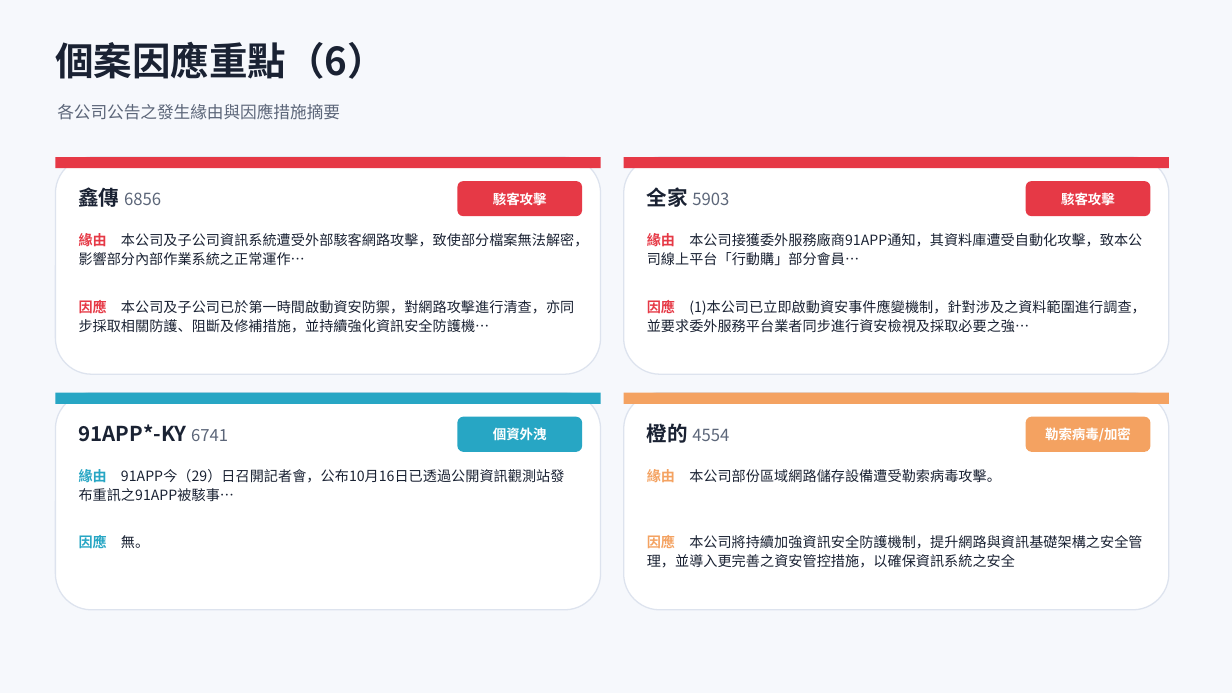
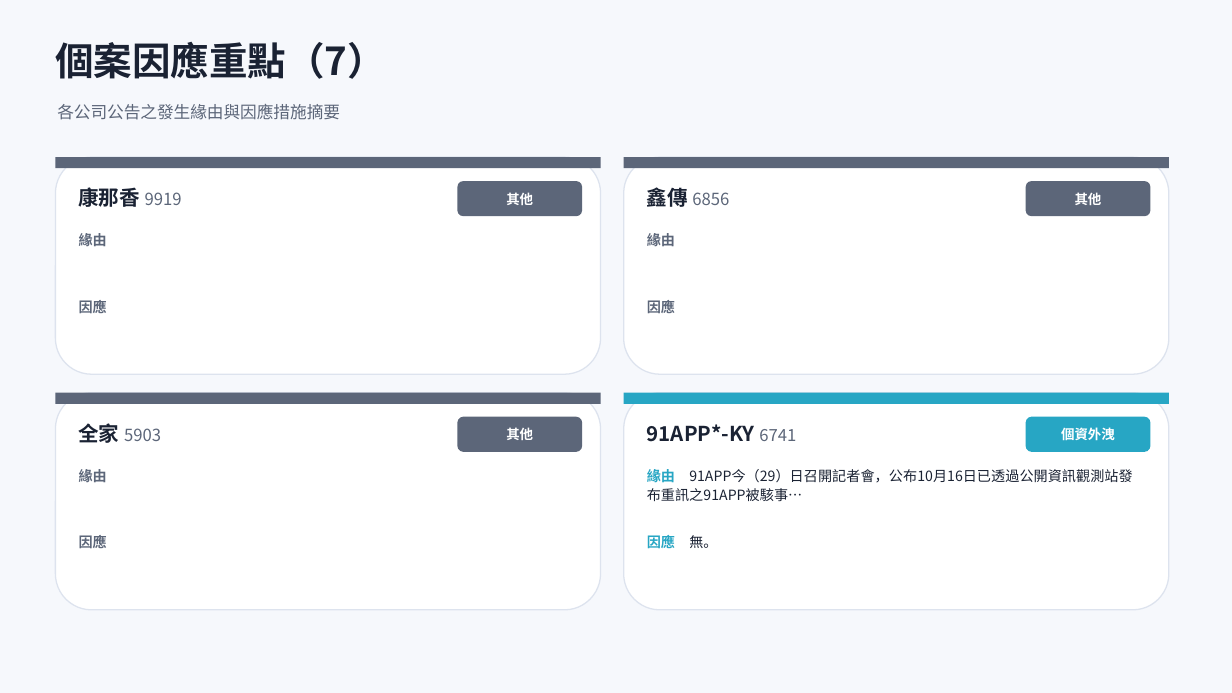
Before and after one commit to Johnnylin77/mops-isec-monitor, a slide deck: slide 12 of 資安事件因應分析.pptx (slide 11 before the commit). Drawn at 1232x693 pixels with LibreOffice and Linux fonts; fonts in the diff are those of the drawing. Boxes give left, top, right and bottom in pixels: in the first picture for what was removed or moved away, otherwise in the second. Text is boxed around its words. In the diff, an @@ line names an element or a change of style, - is before the commit and + after.

```diff
--- a/資安事件因應分析.pptx
+++ b/資安事件因應分析.pptx
@@ text at box(55, 42, 386, 79): text changed @@
-個案因應重點（6）
+個案因應重點（7）
@@ text at box(79, 185, 182, 211): text changed @@
-鑫傳 6856
+康那香 9919
@@ text at box(506, 192, 533, 205): text changed @@
-駭客攻擊
+其他
@@ text at box(647, 185, 729, 211): text changed @@
-全家 5903
+鑫傳 6856
@@ fill #E63946 to #5C6679 in 4 elements at box(55, 157, 601, 168), box(457, 181, 582, 216), box(624, 157, 1169, 168), box(1026, 181, 1151, 216) @@
@@ text at box(1075, 192, 1102, 205): text changed @@
-駭客攻擊
+其他
@@ text at box(79, 231, 107, 249): text changed; text colour #1A2233 to #5C6679; bold on @@
-緣由 本公司及子公司資訊系統遭受外部駭客網路攻擊，致使部分檔案無法解密，影響部分內部作業系統之正常運作…
+緣由
@@ text at box(647, 231, 675, 249): text changed; text colour #1A2233 to #5C6679; bold on @@
-緣由 本公司接獲委外服務廠商91APP通知，其資料庫遭受自動化攻擊，致本公司線上平台「行動購」部分會員…
+緣由
@@ text at box(79, 298, 107, 316): text changed; text colour #1A2233 to #5C6679; bold on @@
-因應 本公司及子公司已於第一時間啟動資安防禦，對網路攻擊進行清查，亦同步採取相關防護、阻斷及修補措施，並持續強化資訊安全防護機…
+因應
@@ text at box(647, 298, 675, 316): text changed; text colour #1A2233 to #5C6679; bold on @@
-因應 (1)本公司已立即啟動資安事件應變機制，針對涉及之資料範圍進行調查，並要求委外服務平台業者同步進行資安檢視及採取必要之強…
+因應
@@ rectangle at box(55, 393, 601, 404): fill #27A6C4 to #5C6679 @@
@@ rounded rectangle at box(457, 417, 582, 452): fill #27A6C4 to #5C6679 @@
@@ rectangle at box(624, 393, 1169, 404): fill #F4A261 to #27A6C4 @@
@@ rounded rectangle at box(1026, 417, 1151, 452): fill #F4A261 to #27A6C4 @@
@@ text at box(79, 423, 161, 443): text changed; size 16 to 13 pt; text colour #1A2233 to #5C6679; bold off @@
-91APP*-KY 6741
+全家 5903
@@ text at box(506, 427, 533, 440): text changed @@
-個資外洩
+其他
@@ text at box(647, 424, 796, 442): text changed; size 13 to 16 pt; text colour #5C6679 to #1A2233; bold on @@
-橙的 4554
+91APP*-KY 6741
@@ text at box(1061, 427, 1115, 440): text changed @@
-勒索病毒/加密
+個資外洩
@@ text at box(79, 467, 107, 485): text changed; text colour #1A2233 to #5C6679; bold on @@
-緣由 91APP今（29）日召開記者會，公布10月16日已透過公開資訊觀測站發布重訊之91APP被駭事…
+緣由
@@ text at box(647, 467, 1133, 485): text changed @@
-緣由 本公司部份區域網路儲存設備遭受勒索病毒攻擊。
+緣由 91APP今（29）日召開記者會，公布10月16日已透過公開資訊觀測站發布重訊之91APP被駭事…
@@ text at box(79, 533, 107, 551): text changed; text colour #27A6C4 to #5C6679 @@
-因應 無。
+因應
@@ text at box(647, 533, 717, 551): text changed; text colour #1A2233 to #27A6C4; bold on @@
-因應 本公司將持續加強資訊安全防護機制，提升網路與資訊基礎架構之安全管理，並導入更完善之資安管控措施，以確保資訊系統之安全
+因應 無。
```
Also in this commit, not shown: 11 other slides changed, 1 slide added, 2 other files.
